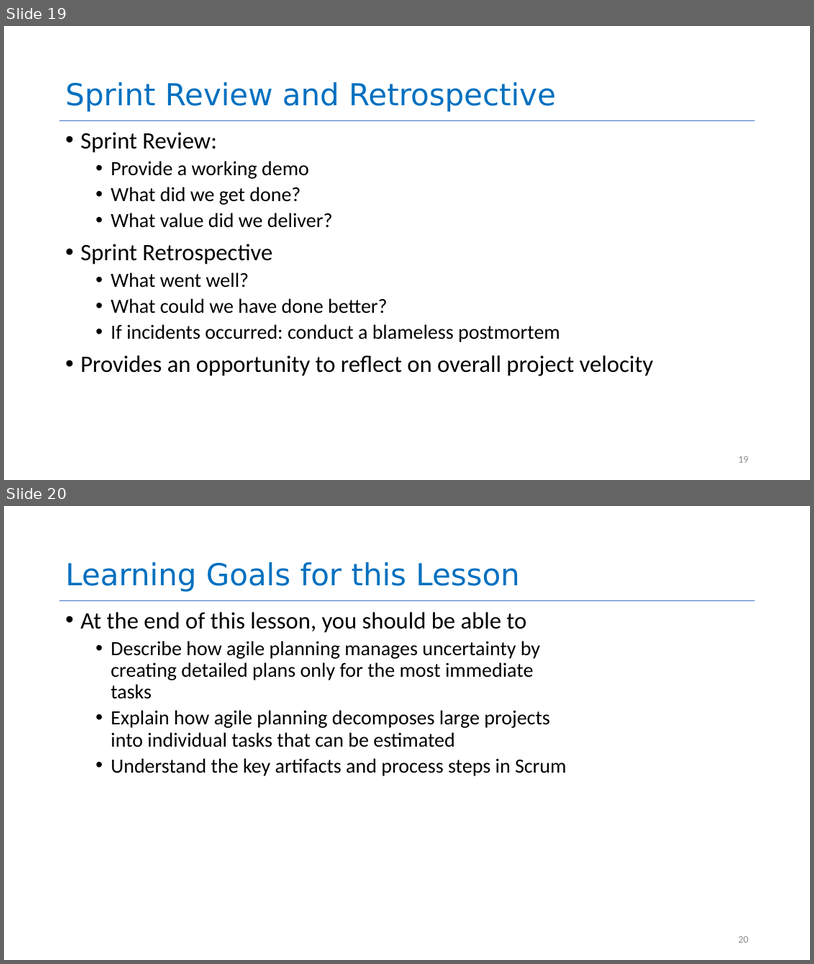
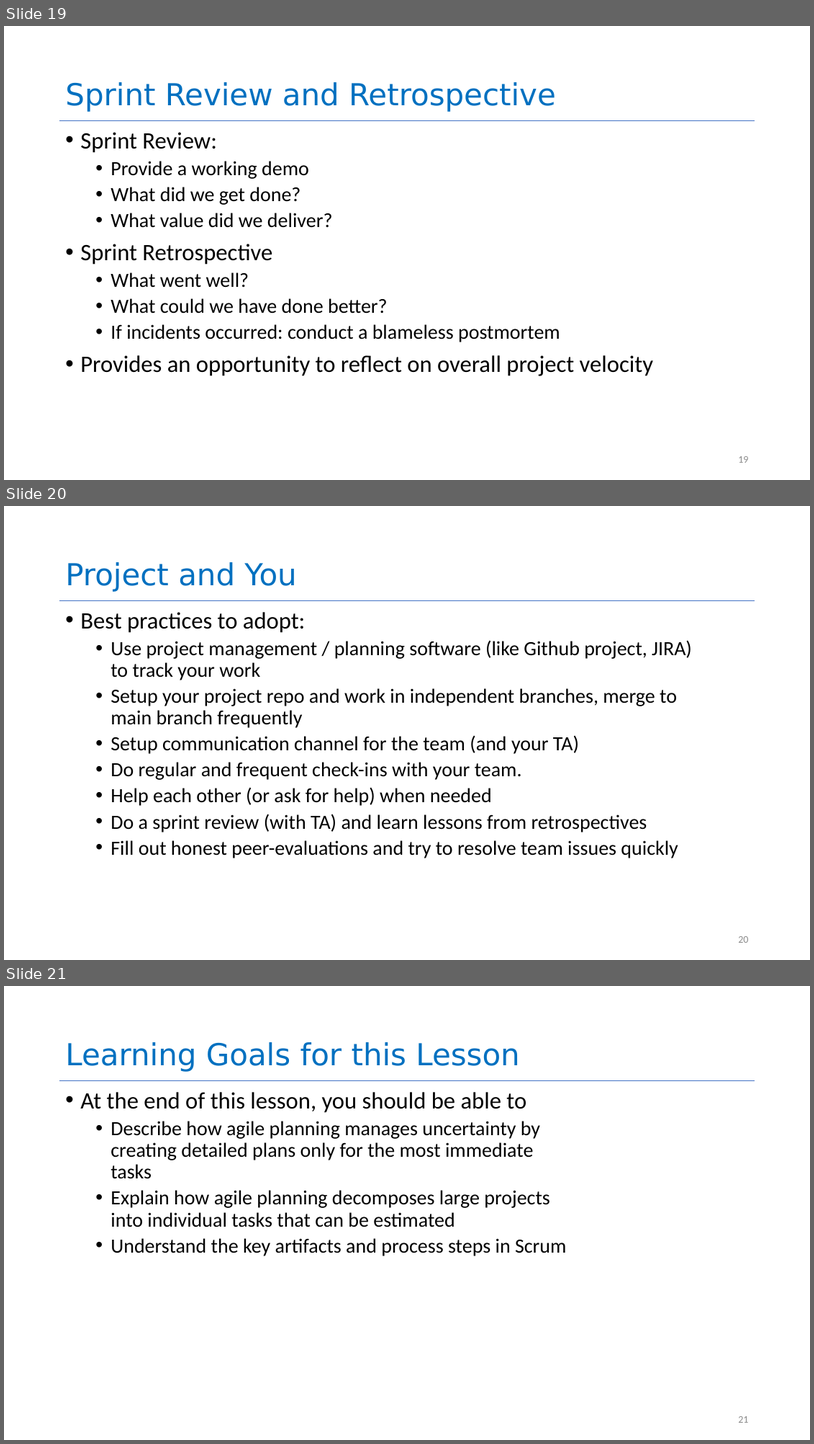
Before and after one commit to yashburshe/CS4530-Fall-2025, a slide deck: Slides/Module 07.3 Agile Planning and Estimation.pptx. Shown one above the other, each under a label of ours: slides 19 and 20 before the commit, slides 19, 20 and 21 after it. The pictures are 814x964 and 814x1444 pixels, drawn with LibreOffice and Linux fonts; fonts in the diff are those of the drawing. Boxes give left, top, right and bottom in pixels: in the first picture for what was removed or moved away, otherwise in the second. Text is boxed around its words. In the diff, an @@ line names an element or a change of style, - is before the commit and + after.

Commit message:
tweaked slides

```diff
--- a/Slides/Module 07.3 Agile Planning and Estimation.pptx
+++ b/Slides/Module 07.3 Agile Planning and Estimation.pptx
@@ slide 20 added at bbox=[4, 506, 810, 960], background #FFFFFF; not listed: 1 template element that a slide beside it also shows @@
@@ title added at bbox=[65, 562, 296, 592], 36 pt, text #0070C0 @@
+Project and You
@@ text added at bbox=[80, 612, 692, 858], 24 pt, text #000000 @@
+• Best practices to adopt:
+  • Use project management / planning software (like Github project, JIRA) to track your work
+  • Setup your project repo and work in independent branches, merge to main branch frequently
+  • Setup communication channel for the team (and your TA)
+  • Do regular and frequent check-ins with your team.
+  • Help each other (or ask for help) when needed
+  • Do a sprint review (with TA) and learn lessons from retrospectives
+  • Fill out honest peer-evaluations and try to resolve team issues quickly
@@ page number added at bbox=[738, 936, 748, 942], 12 pt, text #8C8C8C @@
+20
@@ what was slide 20 is now slide 21 @@
@@ page number at bbox=[738, 1416, 748, 1422]: text changed @@
-20
+21
```
Also in this commit, not shown: 2 other files.
